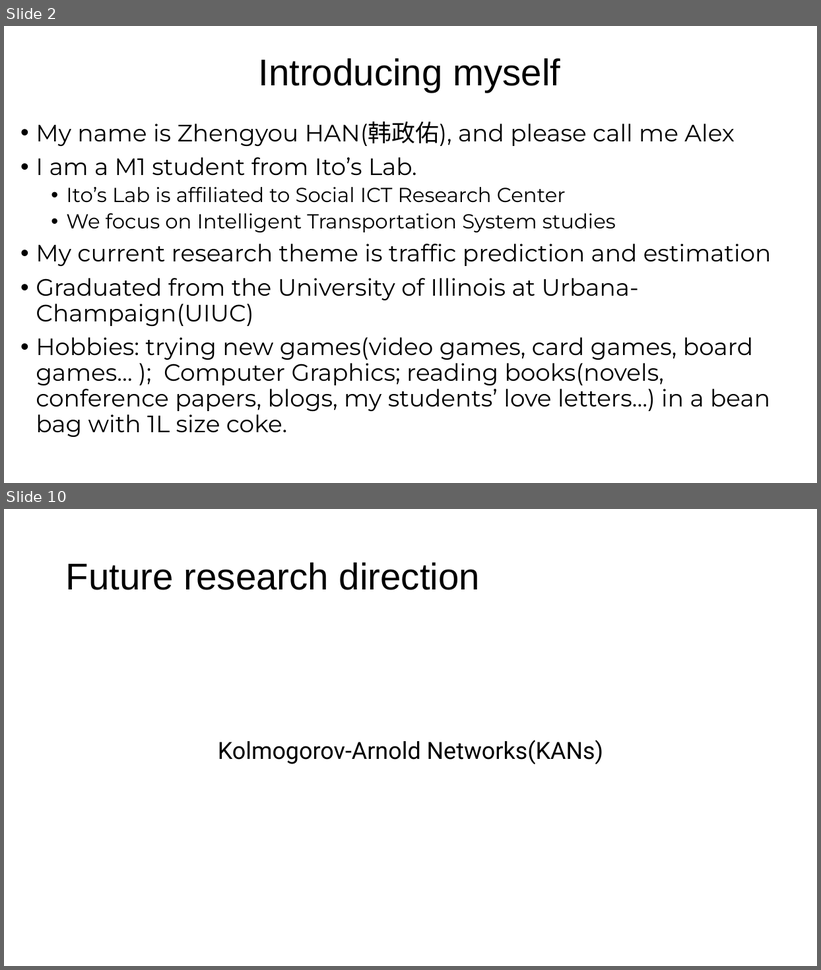
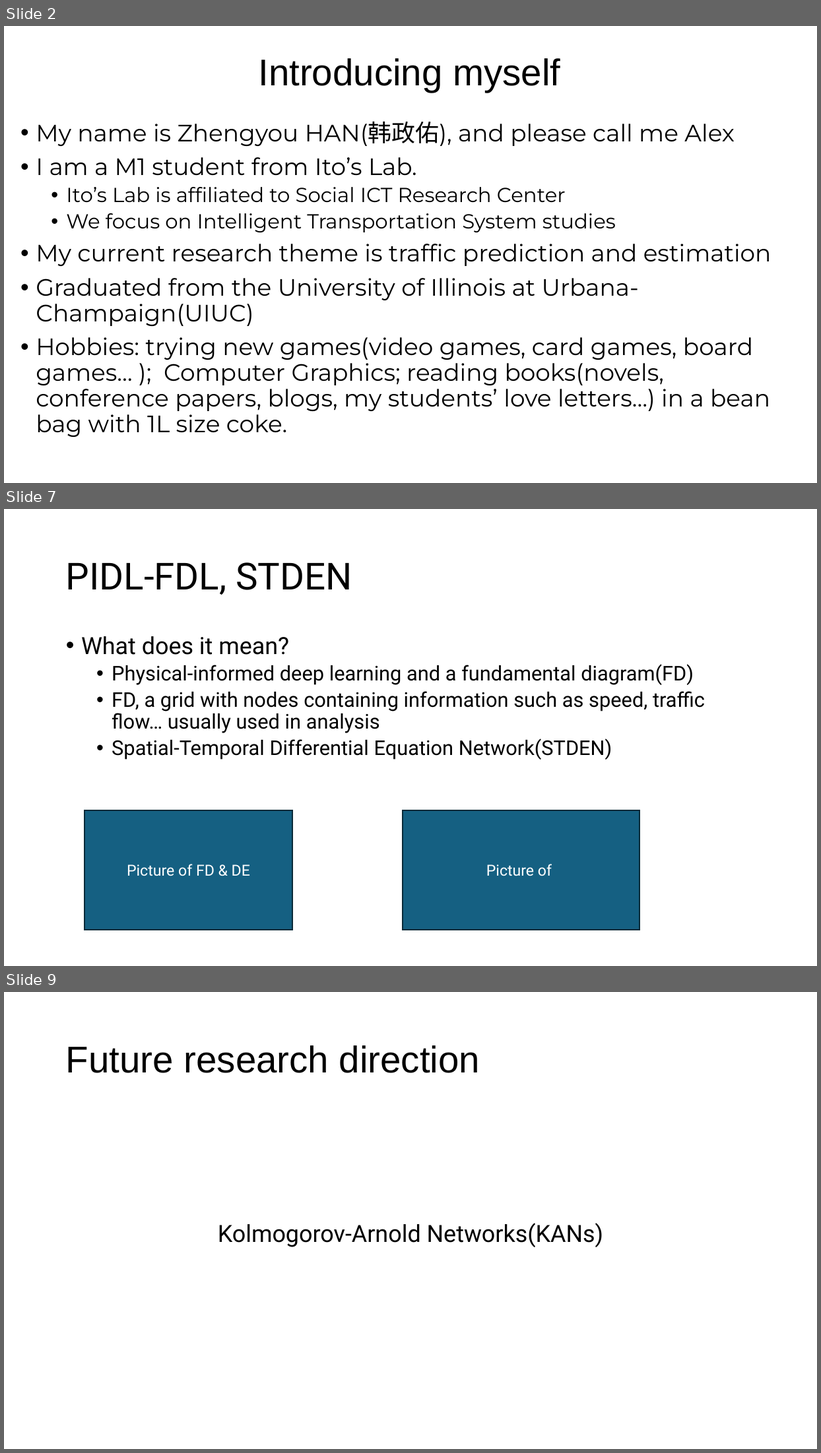
Before and after one commit to zhengyouhan/TransInfos24, a slide deck: Rinko_Drafts/A Brief Survey on Deep Learning in.pptx. Shown one above the other, each under a label of ours: slides 2 and 10 before the commit, slides 2, 7 and 9 after it; the slides between them are not shown. The pictures are 821x970 and 821x1453 pixels, drawn with LibreOffice and Linux fonts; fonts in the diff are those of the drawing. Boxes give left, top, right and bottom in pixels: in the first picture for what was removed or moved away, otherwise in the second. Text is boxed around its words. In the diff, an @@ line names an element or a change of style, - is before the commit and + after.

```diff
--- a/Rinko_Drafts/A Brief Survey on Deep Learning in.pptx
+++ b/Rinko_Drafts/A Brief Survey on Deep Learning in.pptx
@@ slide 7 added at (4,509,817,966), background #FFFFFF @@
@@ title added at (66,562,352,595), 44 pt, text #000000 @@
+PIDL-FDL, STDEN
@@ text added at (81,636,705,760), 24 pt, text #000000 @@
+• What does it mean?
+  • Physical-informed deep learning and a fundamental diagram(FD)
+  • FD, a grid with nodes containing information such as speed, traffic flow… usually used in analysis
+  • Spatial-Temporal Differential Equation Network(STDEN)
@@ rectangle added at (85,811,292,930), fill #156082, outline #092A39 1.5 pt, 18 pt, text #FFFFFF @@
+Picture of FD & DE
@@ rectangle added at (403,811,640,930), fill #156082, outline #092A39 1.5 pt, 18 pt, text #FFFFFF @@
+Picture of
@@ what was slide 10 is now slide 9 @@
```
Also in this commit, not shown: 5 slides changed, 1 other slide added, 3 slides removed, 1 other file.
